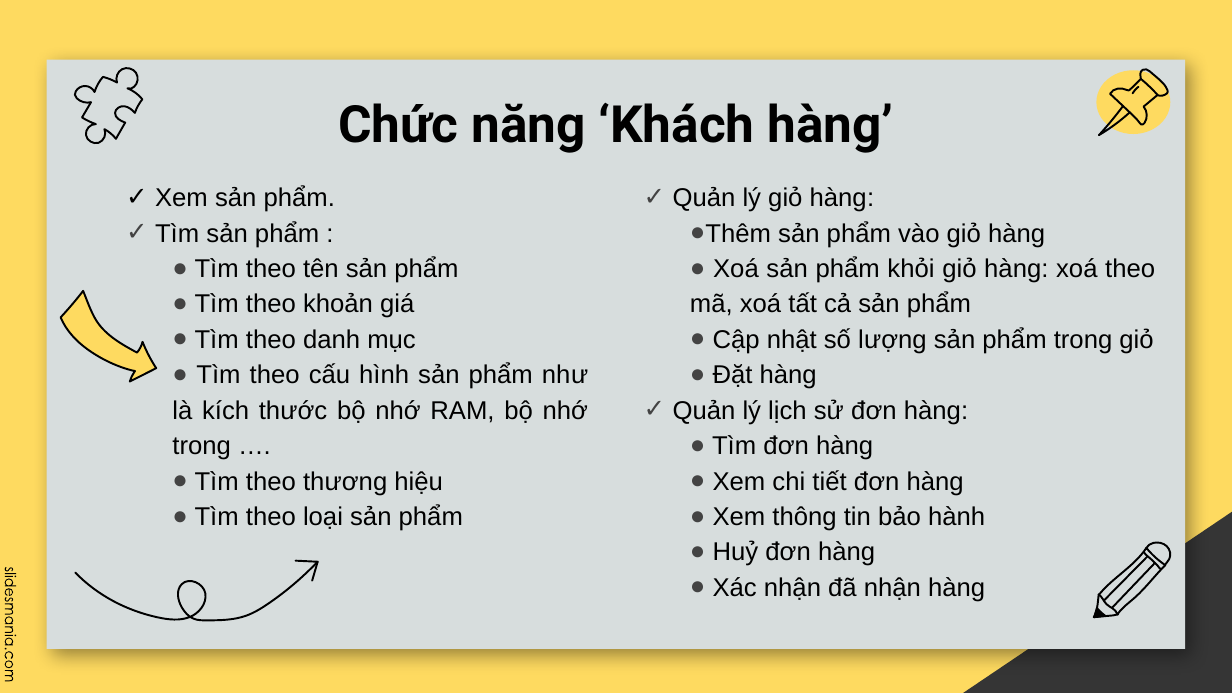
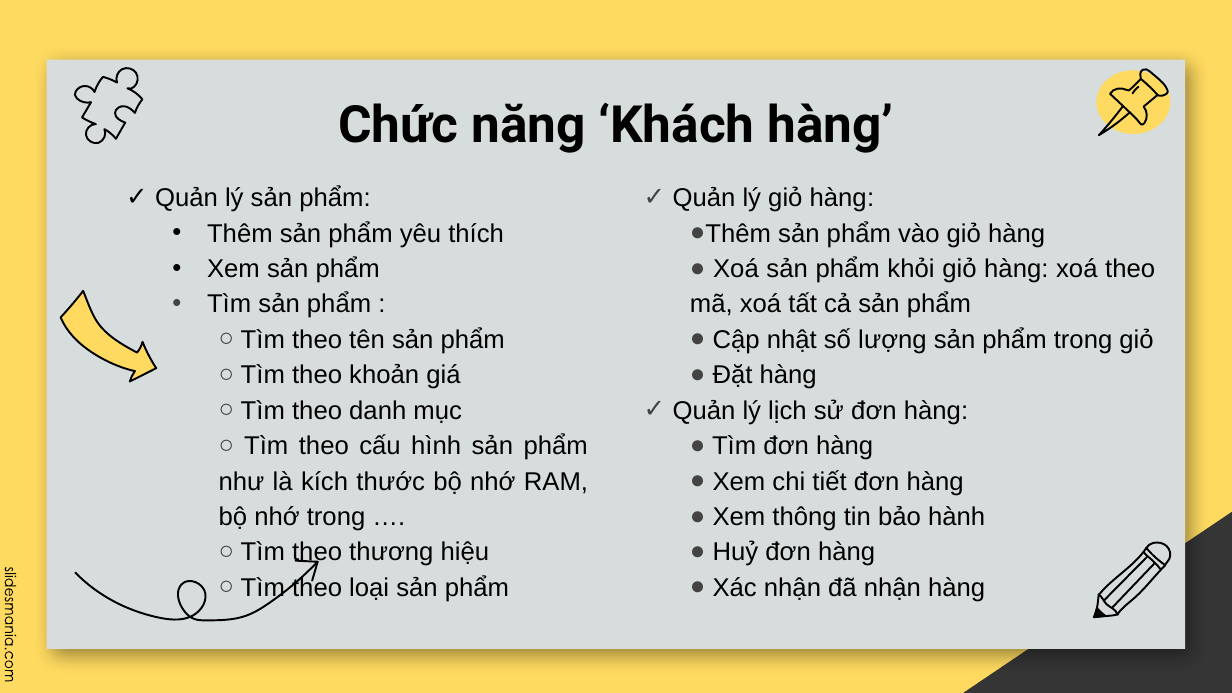
Before and after one commit to b1910319/NienLuan_Nganh, a slide deck: slide 12 of slide_nienluan.pptx. Drawn at 1232x693 pixels with LibreOffice and Linux fonts; fonts in the diff are those of the drawing; background and template pictures are left out. Boxes give left, top, right and bottom in pixels: in the first picture for what was removed or moved away, otherwise in the second. Text is boxed around its words. In the diff, an @@ line names an element or a change of style, - is before the commit and + after.

Commit message:
thêm sản phẩm yêu thích

```diff
--- a/slide_nienluan.pptx
+++ b/slide_nienluan.pptx
@@ text at <box>155,185,504,283</box>: text changed @@
-✓ Xem sản phẩm.
+✓ Quản lý sản phẩm:
+  • Thêm sản phẩm yêu thích
+  • Xem sản phẩm
@@ text at <box>207,292,588,602</box>: bullet ✓ to •; list level 1 to 2 in "Tìm sản phẩm :"; bullet ● to ○; list level 1 to 2 in "Tìm theo tên sản phẩm"; list level 1 to 2 in "Tìm theo khoản giá"; list level 1 to 2 in "Tìm theo danh mục"; list level 1 to 2 in "Tìm theo cấu hình sản ..."; list level 1 to 2 in "Tìm theo thương hiệu"; list level 1 to 2 in "Tìm theo loại sản phẩm" @@
```
Also in this commit, not shown: 1 other slide changed, 13 other files.
